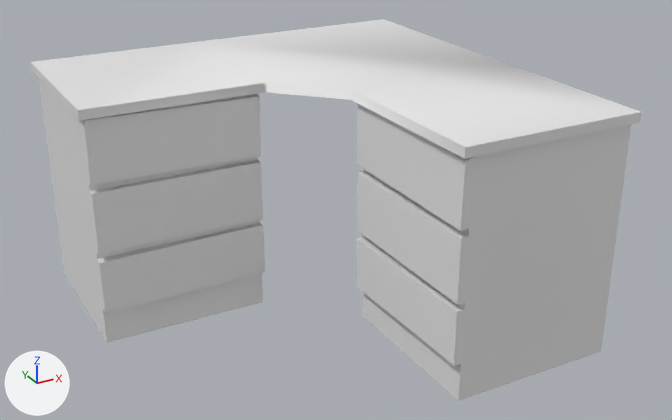
A saved change to the FBX model Assets/Furniture/Cabinet5.fbx.
Camera for both pictures: a 50 mm lens placed at (-5.43, -10.36, 6.35), pointed at (-0.09, -0.65, 1.5). Every picture has the same lights, and +X, +Y and +Z are marked at lower left.

Names of what the first picture shows: 'Cabinet5'.
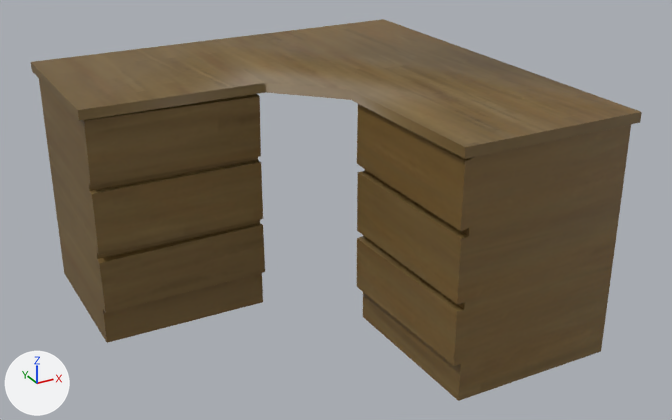
Location of each change, (x1, y1, x2, y2) in pixels of the pictures (672 x 420 px):
'Cabinet5', recoloured (grey to brown): (31, 19, 642, 401) in both

The change, as a diff of the scene's bpy script:
```diff
--- a/Assets/Furniture/Cabinet5.fbx.py
+++ b/Assets/Furniture/Cabinet5.fbx.py
@@ img_wood_01_jpg @@
+img_wood_01_jpg = load_image('wood_01.jpg', '../../Textures/wood_01.jpg', 1181, 1181, 'sRGB')
@@ mat_material_001 @@
+mat_material_001 = principled_material('Material.001')
+mat_material_001.texture = img_wood_01_jpg
@@ me_cube_001 @@
 me_cube_001.from_pydata(...)  # 414 vertices, 422 faces; spans x -3.12..2.4, y -3.23..2.3, z 0.0..3.16
+me_cube_001.materials.append(mat_material_001)  # picture img_wood_01_jpg
```
